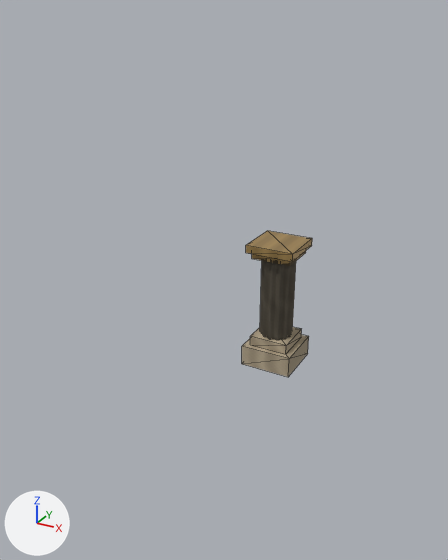
The glTF model app/src/main/assets/museum_pedestal.gltf, before and after one commit.
Rendered twice from a camera (50 mm lens) standing at (3.63, -6.58, 2.79) and looking at (0.08, -0.15, -0.43). The lights are fixed; the arrows at lower left show +X, +Y and +Z. The picture after the commit comes second. Mesh edges are drawn as thin lines.

Names of what the first picture shows: 'Fluted museum display column'.
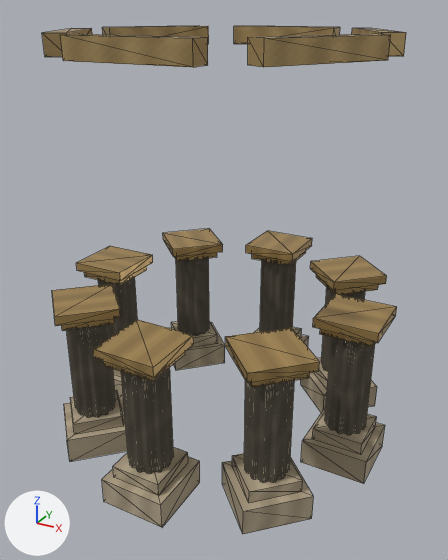
Pixel boxes [x1, y1, x2, y2] of what changed, in the pictures (448 x 560 px):
'Fluted stone column 6', added (brown)
    after: [222, 327, 319, 534]
'Fluted stone column 5', added (brown)
    after: [93, 319, 200, 527]
'Fluted stone column 7', added (brown)
    after: [301, 294, 397, 484]
'Fluted stone column 4', added (brown)
    after: [52, 284, 128, 461]
'Fluted stone column 2', added
    after: [163, 229, 225, 370]
'Gold cornice 4', added (brown)
    after: [61, 34, 208, 67]
'Gold cornice 5', added (brown)
    after: [248, 34, 391, 67]
'Fluted stone column 8', added (brown)
    after: [301, 256, 387, 413]
'Fluted stone column 3', added (brown)
    after: [76, 246, 153, 395]
'Gold cornice 1', added (brown)
    after: [234, 26, 340, 44]
'Gold cornice 2', added (brown)
    after: [102, 26, 209, 44]
'Gold cornice 3', added (brown)
    after: [42, 28, 92, 57]
'Gold cornice 6', added (brown)
    after: [352, 28, 406, 56]

The change, as a diff of the scene's bpy script:
```diff
--- a/app/src/main/assets/museum_pedestal.gltf.py
+++ b/app/src/main/assets/museum_pedestal.gltf.py
@@ mat_museum_cornice_brushed_gold @@
+mat_museum_cornice_brushed_gold = bpy.data.materials.new('Museum cornice brushed gold')
+# colours: beige #e6ce9b
+# uses the picture img_embedded_limestone_png
@@ ob_gold_cornice_6 @@
+ob_gold_cornice_6 = bpy.data.objects.new('Gold cornice 6', me_museum_lintel)  # a box spanning x -0.85..0.85, y 1.6..1.85, z 2.32..2.55
+ob_gold_cornice_6.parent = ob_museum_architectural_set
+ob_gold_cornice_6.location = (0.0, 0.0, 0.0)
+ob_gold_cornice_6.rotation_euler = (0.0, 0.0, -1.047)  # degrees (0, 0, -60)
+ob_gold_cornice_6.scale = (0.85, 1.0, 1.0)
@@ ob_museum_architectural_set @@
+ob_museum_architectural_set = bpy.data.objects.new('Museum architectural set', None)
+ob_museum_architectural_set.location = (0.0, 0.0, 0.0)
@@ ob_gold_cornice_5 @@
+ob_gold_cornice_5 = bpy.data.objects.new('Gold cornice 5', me_museum_lintel)  # a box spanning x -0.85..0.85, y 1.6..1.85, z 2.32..2.55
+ob_gold_cornice_5.parent = ob_museum_architectural_set
+ob_gold_cornice_5.location = (0.0, 0.0, 0.0)
+ob_gold_cornice_5.rotation_euler = (0.0, 0.0, -2.094)  # degrees (0, 0, -120)
+ob_gold_cornice_5.scale = (0.85, 1.0, 1.0)
@@ ob_gold_cornice_4 @@
+ob_gold_cornice_4 = bpy.data.objects.new('Gold cornice 4', me_museum_lintel)  # a box spanning x -0.85..0.85, y 1.6..1.85, z 2.32..2.55
+ob_gold_cornice_4.parent = ob_museum_architectural_set
+ob_gold_cornice_4.location = (0.0, 0.0, 0.0)
+ob_gold_cornice_4.rotation_euler = (0.0, 0.0, 3.142)  # degrees (0, 0, 180)
+ob_gold_cornice_4.scale = (0.85, 1.0, 1.0)
@@ ob_gold_cornice_3 @@
+ob_gold_cornice_3 = bpy.data.objects.new('Gold cornice 3', me_museum_lintel)  # a box spanning x -0.85..0.85, y 1.6..1.85, z 2.32..2.55
+ob_gold_cornice_3.parent = ob_museum_architectural_set
+ob_gold_cornice_3.location = (0.0, 0.0, 0.0)
+ob_gold_cornice_3.rotation_euler = (0.0, 0.0, 2.094)  # degrees (0, 0, 120)
+ob_gold_cornice_3.scale = (0.85, 1.0, 1.0)
@@ ob_gold_cornice_2 @@
+ob_gold_cornice_2 = bpy.data.objects.new('Gold cornice 2', me_museum_lintel)  # a box spanning x -0.85..0.85, y 1.6..1.85, z 2.32..2.55
+ob_gold_cornice_2.parent = ob_museum_architectural_set
+ob_gold_cornice_2.location = (0.0, 0.0, 0.0)
+ob_gold_cornice_2.rotation_euler = (0.0, 0.0, 1.047)  # degrees (0, 0, 60)
+ob_gold_cornice_2.scale = (0.85, 1.0, 1.0)
@@ ob_gold_cornice_1 @@
+ob_gold_cornice_1 = bpy.data.objects.new('Gold cornice 1', me_museum_lintel)  # a box spanning x -0.85..0.85, y 1.6..1.85, z 2.32..2.55
+ob_gold_cornice_1.parent = ob_museum_architectural_set
+ob_gold_cornice_1.location = (0.0, 0.0, 0.0)
+ob_gold_cornice_1.scale = (0.85, 1.0, 1.0)
@@ ob_fluted_stone_column_8 @@
+ob_fluted_stone_column_8 = bpy.data.objects.new('Fluted stone column 8', me_mesh_0)
+ob_fluted_stone_column_8.parent = ob_museum_architectural_set
+ob_fluted_stone_column_8.location = (0.0, 0.0, 0.0)
+ob_fluted_stone_column_8.rotation_euler = (0.0, 0.0, -0.785)  # degrees (0, 0, -45)
@@ ob_fluted_stone_column_7 @@
+ob_fluted_stone_column_7 = bpy.data.objects.new('Fluted stone column 7', me_mesh_0)
+ob_fluted_stone_column_7.parent = ob_museum_architectural_set
+ob_fluted_stone_column_7.location = (0.0, 0.0, 0.0)
+ob_fluted_stone_column_7.rotation_euler = (0.0, 0.0, -1.571)  # degrees (0, 0, -90)
@@ ob_fluted_stone_column_6 @@
+ob_fluted_stone_column_6 = bpy.data.objects.new('Fluted stone column 6', me_mesh_0)
+ob_fluted_stone_column_6.parent = ob_museum_architectural_set
+ob_fluted_stone_column_6.location = (0.0, 0.0, 0.0)
+ob_fluted_stone_column_6.rotation_euler = (0.0, 0.0, -2.356)  # degrees (0, 0, -135)
@@ ob_fluted_stone_column_5 @@
+ob_fluted_stone_column_5 = bpy.data.objects.new('Fluted stone column 5', me_mesh_0)
+ob_fluted_stone_column_5.parent = ob_museum_architectural_set
+ob_fluted_stone_column_5.location = (0.0, 0.0, 0.0)
+ob_fluted_stone_column_5.rotation_euler = (0.0, 0.0, 3.142)  # degrees (0, 0, 180)
@@ ob_fluted_stone_column_4 @@
+ob_fluted_stone_column_4 = bpy.data.objects.new('Fluted stone column 4', me_mesh_0)
+ob_fluted_stone_column_4.parent = ob_museum_architectural_set
+ob_fluted_stone_column_4.location = (0.0, 0.0, 0.0)
+ob_fluted_stone_column_4.rotation_euler = (0.0, 0.0, 2.356)  # degrees (0, 0, 135)
@@ ob_fluted_stone_column_3 @@
+ob_fluted_stone_column_3 = bpy.data.objects.new('Fluted stone column 3', me_mesh_0)
+ob_fluted_stone_column_3.parent = ob_museum_architectural_set
+ob_fluted_stone_column_3.location = (0.0, 0.0, 0.0)
+ob_fluted_stone_column_3.rotation_euler = (0.0, 0.0, 1.571)  # degrees (0, 0, 90)
@@ ob_fluted_stone_column_2 @@
+ob_fluted_stone_column_2 = bpy.data.objects.new('Fluted stone column 2', me_mesh_0)
+ob_fluted_stone_column_2.parent = ob_museum_architectural_set
+ob_fluted_stone_column_2.location = (0.0, 0.0, 0.0)
+ob_fluted_stone_column_2.rotation_euler = (0.0, 0.0, 0.785)  # degrees (0, 0, 45)
```
